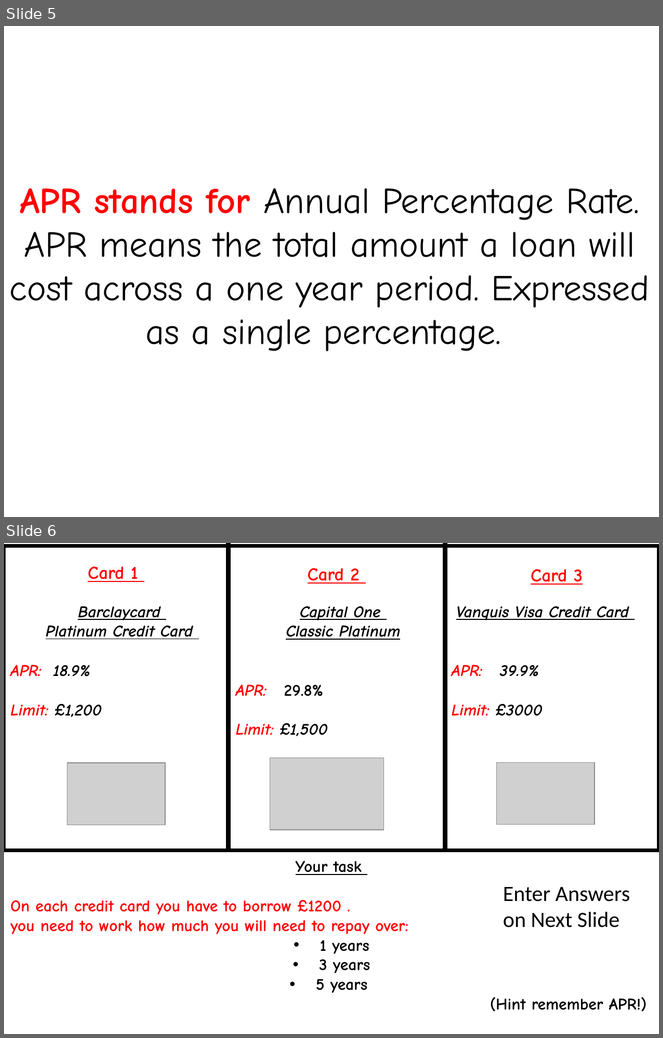
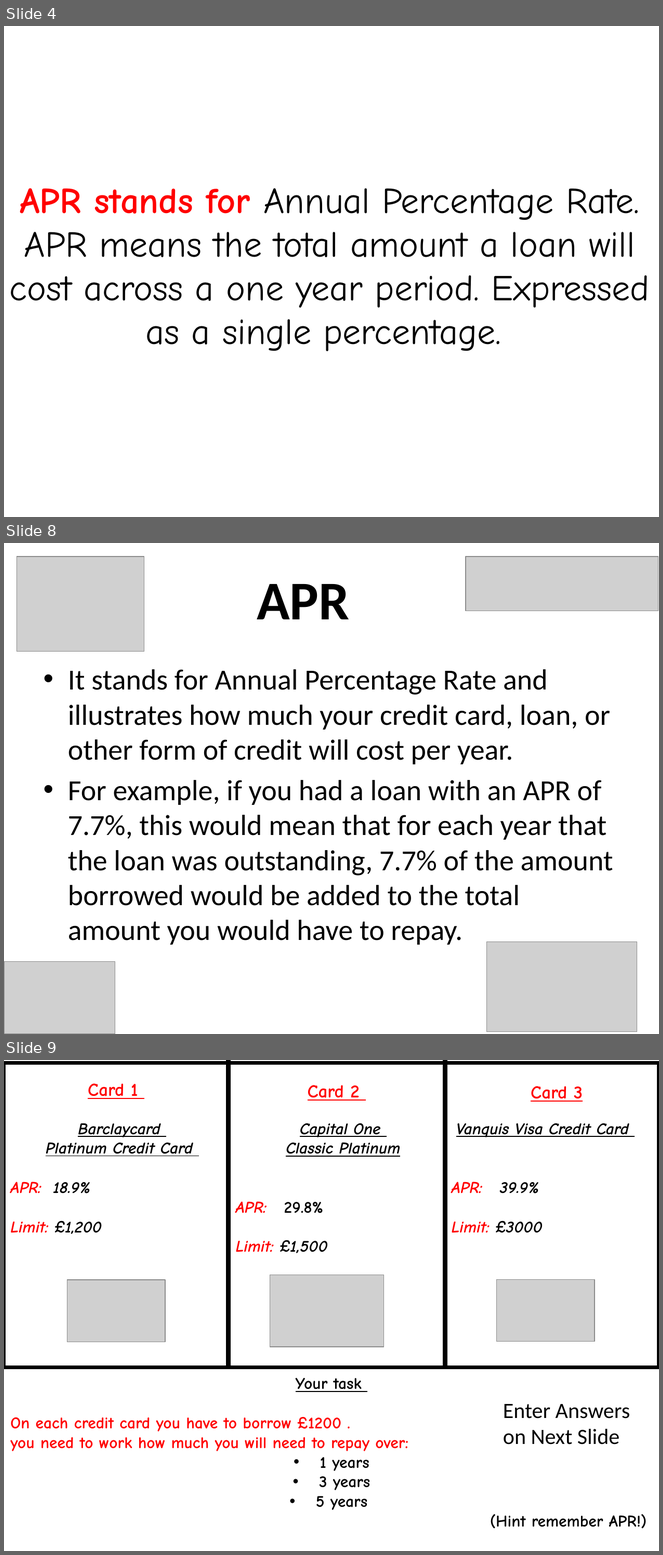
Before and after one commit to paulcockram7/paulcockram7.github.io, a slide deck: 15finance/02 Credit Cards.pptx. Shown one above the other, each under a label of ours: slides 5 and 6 before the commit, slides 4, 8 and 9 after it; the slides between them are not shown. The pictures are 663x1038 and 663x1555 pixels, drawn with LibreOffice and Linux fonts; fonts in the diff are those of the drawing; grey boxes stand for pictures. Boxes give left, top, right and bottom in pixels: in the first picture for what was removed or moved away, otherwise in the second. Text is boxed around its words. In the diff, an @@ line names an element or a change of style, - is before the commit and + after.

```diff
--- a/15finance/02 Credit Cards.pptx
+++ b/15finance/02 Credit Cards.pptx
@@ slide 8 added at bbox=[4, 543, 659, 1034], background #FFFFFF @@
@@ picture added at bbox=[17, 557, 144, 652] @@
@@ picture added at bbox=[466, 557, 659, 611] @@
@@ text added at bbox=[257, 584, 349, 619], 60 pt, text #000000, bold @@
+APR
@@ text added at bbox=[68, 669, 613, 945], 32 pt, text #000000 @@
+• It stands for Annual Percentage Rate and illustrates how much your credit card, loan, or other form of credit will cost per year.
+• For example, if you had a loan with an APR of 7.7%, this would mean that for each year that the loan was outstanding, 7.7% of the amount borrowed would be added to the total amount you would have to repay.
@@ picture added at bbox=[487, 942, 637, 1032] @@
@@ picture added at bbox=[4, 962, 115, 1034] @@
@@ what was slide 5 is now slide 4 @@
@@ what was slide 6 is now slide 9 @@
```
Also in this commit, not shown: 2 slides changed, 6 other slides added, 1 slide removed, 9 other files.
